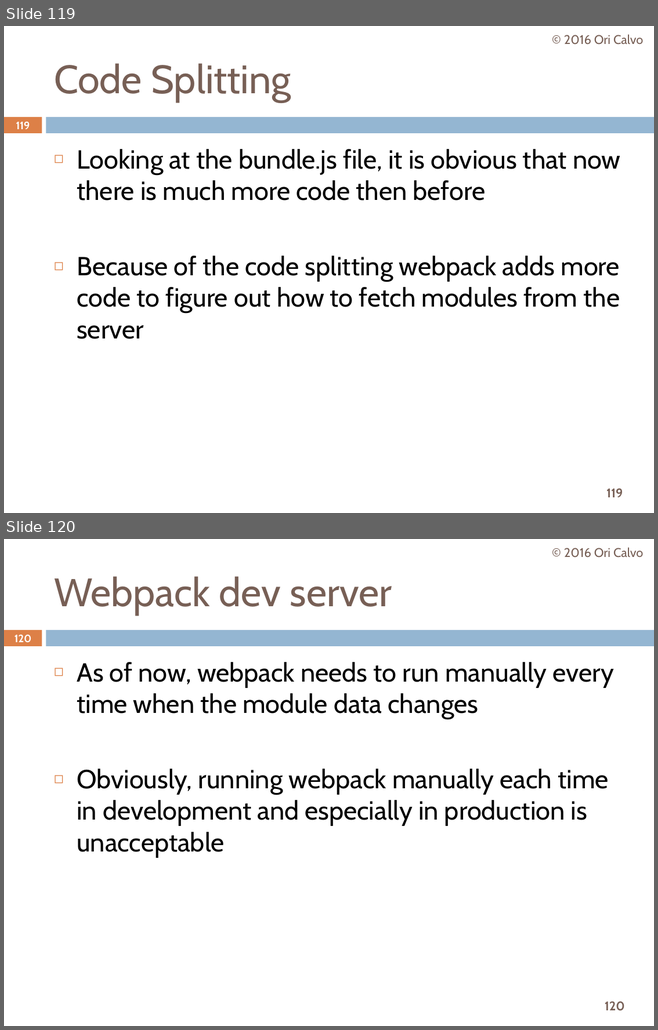
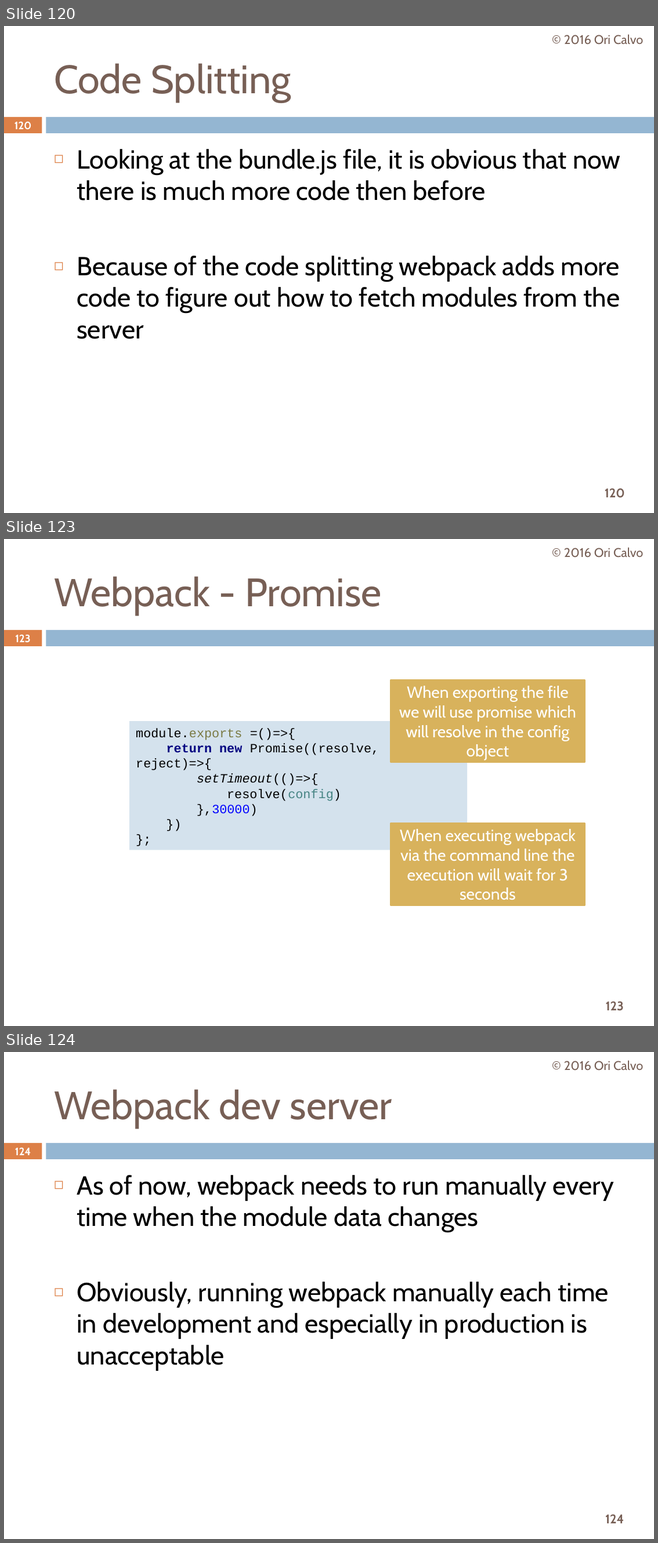
Before and after one commit to oricalvo/course-webpack, a slide deck: Webpack.pptx. Shown one above the other, each under a label of ours: slides 119 and 120 before the commit, slides 120, 123 and 124 after it; the slides between them are not shown. The pictures are 658x1030 and 658x1543 pixels, drawn with LibreOffice and Linux fonts; fonts in the diff are those of the drawing. Boxes give left, top, right and bottom in pixels: in the first picture for what was removed or moved away, otherwise in the second. Text is boxed around its words. In the diff, an @@ line names an element or a change of style, - is before the commit and + after.

```diff
--- a/Webpack.pptx
+++ b/Webpack.pptx
@@ slide 123 added at [4,539,654,1026], background #FFFFFF; not listed: 3 template elements that a slide beside it also shows @@
@@ text added at [564,547,643,558], 14 pt, text #775F55 @@
+© 2016 Ori Calvo
@@ title added at [54,576,381,615], 44 pt, text #775F55 @@
+Webpack - Promise
@@ page number added at [15,635,31,642], 11.9 pt, text #FFFFFF, bold @@
+123
@@ rectangle added at [390,681,584,762], fill #D8B25C, outline #D8B25C 1.5 pt, 18 pt, text #FFFFFF @@
+When exporting the file we will use promise which will resolve in the config object
@@ rectangle added at [129,722,467,851], fill #D4E2ED, 14 pt, text #000000 @@
+module.exports =()=>{
+return new Promise((resolve, reject)=>{
+setTimeout(()=>{
+resolve(config)
+},30000)
+})
+};
@@ rectangle added at [390,824,584,906], fill #D8B25C, outline #D8B25C 1.5 pt, 18 pt, text #FFFFFF @@
+When executing webpack via the command line the execution will wait for 3 seconds
@@ what was slide 119 is now slide 120 @@
@@ page number at [14,122,32,129]: text changed @@
-119
+120
@@ page number at [604,488,625,498]: text changed @@
-119
+120
@@ what was slide 120 is now slide 124 @@
@@ page number at [15,1148,31,1155]: text changed @@
-120
+124
@@ page number at [605,1514,623,1524]: text changed @@
-120
+124
```
Also in this commit, not shown: 82 slides changed, 3 other slides added.
